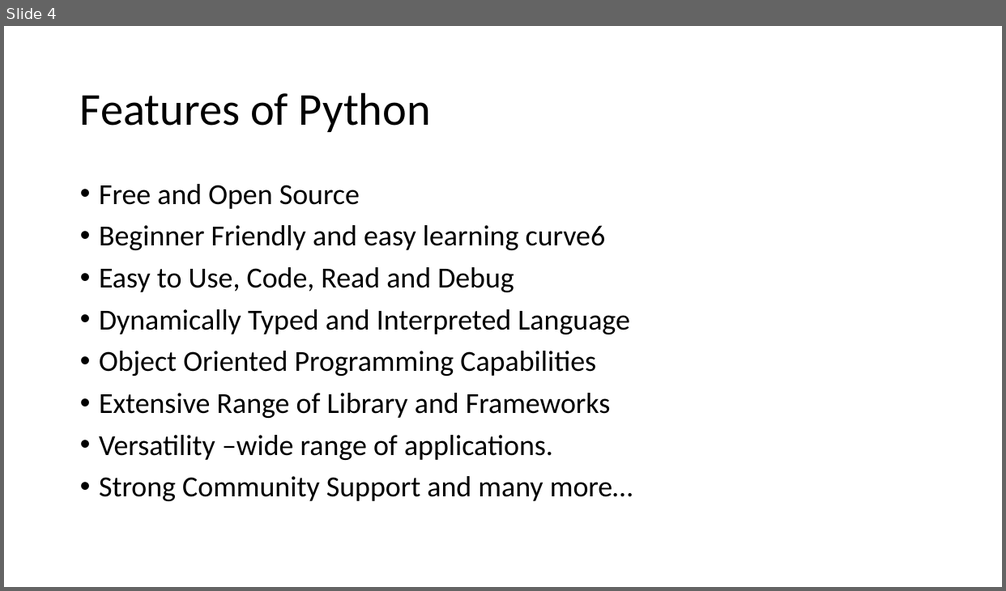
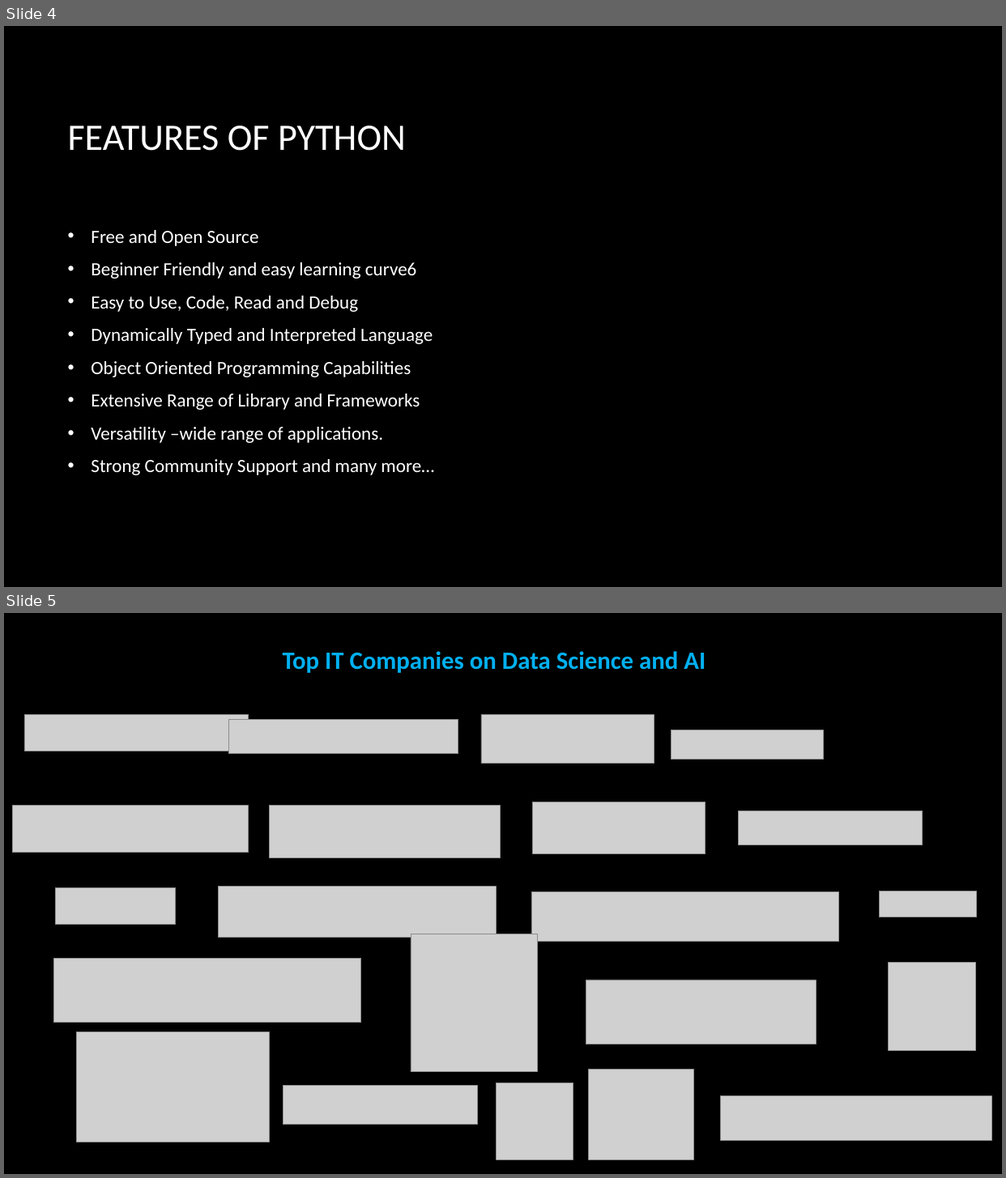
Before and after one commit to sumanpaudel1997/Python-For-Data-Science, a slide deck: ch_00_setup/1. Introduction to Python Programming.pptx. Shown one above the other, each under a label of ours: slide 4 before the commit, slides 4 and 5 after it. The pictures are 1006x591 and 1006x1178 pixels, drawn with LibreOffice and Linux fonts; fonts in the diff are those of the drawing; grey boxes stand for pictures; background and template pictures are left out. Boxes give left, top, right and bottom in pixels: in the first picture for what was removed or moved away, otherwise in the second. Text is boxed around its words. In the diff, an @@ line names an element or a change of style, - is before the commit and + after.

```diff
--- a/ch_00_setup/1. Introduction to Python Programming.pptx
+++ b/ch_00_setup/1. Introduction to Python Programming.pptx
@@ slide 5 added at bbox=[4, 613, 1002, 1174], background picture (left out) @@
@@ text added at bbox=[283, 651, 705, 673], 24 pt, text #00B0F0, bold @@
+Top IT Companies on Data Science and AI
@@ picture added at bbox=[25, 714, 249, 751] @@
@@ picture added at bbox=[228, 719, 458, 754] @@
@@ picture added at bbox=[481, 715, 654, 764] @@
@@ picture added at bbox=[671, 730, 823, 760] @@
@@ picture added at bbox=[12, 806, 248, 853] @@
@@ picture added at bbox=[269, 806, 501, 858] @@
@@ picture added at bbox=[533, 803, 706, 854] @@
@@ picture added at bbox=[739, 811, 923, 845] @@
@@ picture added at bbox=[56, 888, 176, 924] @@
@@ picture added at bbox=[219, 887, 496, 938] @@
@@ picture added at bbox=[532, 892, 839, 942] @@
@@ picture added at bbox=[880, 892, 977, 917] @@
@@ picture added at bbox=[411, 934, 537, 1072] @@
@@ picture added at bbox=[54, 958, 361, 1023] @@
@@ picture added at bbox=[889, 963, 977, 1050] @@
@@ picture added at bbox=[586, 980, 816, 1044] @@
@@ picture added at bbox=[76, 1033, 269, 1142] @@
@@ picture added at bbox=[589, 1070, 693, 1161] @@
@@ picture added at bbox=[283, 1085, 477, 1124] @@
@@ picture added at bbox=[496, 1083, 573, 1161] @@
@@ picture added at bbox=[720, 1097, 992, 1141] @@
@@ slide 4 changed as well @@
@@ background #FFFFFF to picture (left out) @@
@@ title at bbox=[68, 126, 406, 151]: text changed; size 44 to 36 pt; text colour #000000 to #FFFFFF @@
-Features of Python
+FEATURES OF PYTHON
@@ text "Free and Open Source": place and size @@
-text "Free and Open Source" at bbox=[99, 184, 633, 501]
+text "Free and Open Source" at bbox=[91, 230, 434, 476]
@@ text "Free and Open Source" at bbox=[91, 230, 434, 476]: size 28 to 18 pt, text colour #000000 to #FFFFFF; indent changed; line spacing 0.9 to 1; vertical alignment top to middle @@
```
Also in this commit, not shown: 3 other slides changed, 2 slides removed, 6 other files.
